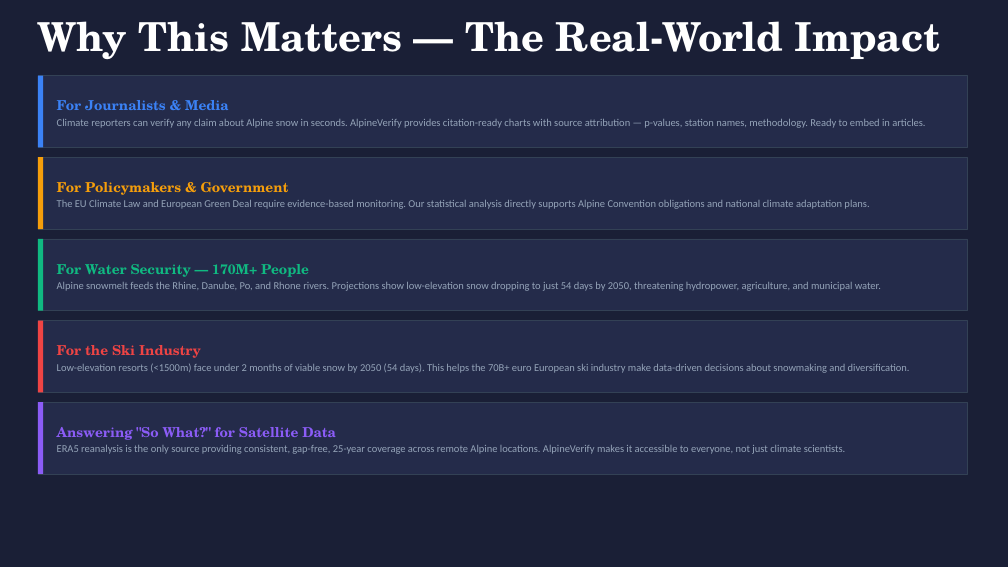
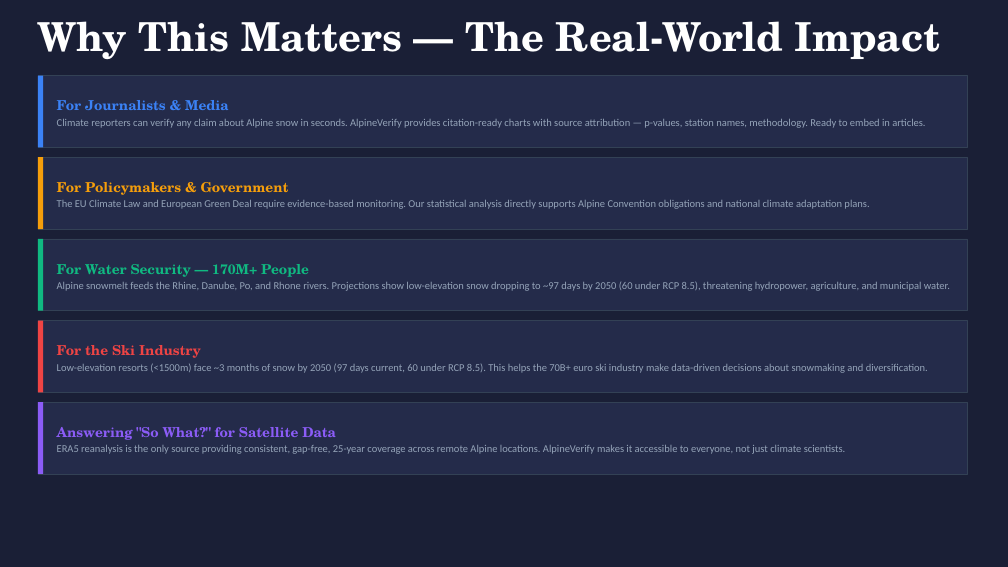
Before and after one commit to Samudyata/alpine_verify, a slide deck: slide 11 of AIB_03_00_SLIDES_ASU.pptx. Drawn at 1008x567 pixels with LibreOffice and Linux fonts; fonts in the diff are those of the drawing. Boxes give left, top, right and bottom in pixels: in the first picture for what was removed or moved away, otherwise in the second. Text is boxed around its words. In the diff, an @@ line names an element or a change of style, - is before the commit and + after.

Commit message:
feat: use exponential decay model for projections
Replace linear regression with physically-motivated exponential decay:
floor + (S0 - floor) * exp(-r * t)

Floor = 60 days (core winter retains snow even with warming).
Produces realistic curves that flatten toward a minimum rather than
declining linearly to zero.

Low Alps 2050: Current=97 days, RCP 8.5=60 days, RCP 2.6=121 days.

```diff
--- a/AIB_03_00_SLIDES_ASU.pptx
+++ b/AIB_03_00_SLIDES_ASU.pptx
@@ text at (x1=57, y1=281, x2=950, y2=291): text changed @@
-Alpine snowmelt feeds the Rhine, Danube, Po, and Rhone rivers. Projections show low-elevation snow dropping to just 54 days by 2050, threatening hydropower, agriculture, and municipal water.
+Alpine snowmelt feeds the Rhine, Danube, Po, and Rhone rivers. Projections show low-elevation snow dropping to ~97 days by 2050 (60 under RCP 8.5), threatening hydropower, agriculture, and municipal water.
@@ text at (x1=57, y1=363, x2=928, y2=373): text changed @@
-Low-elevation resorts (<1500m) face under 2 months of viable snow by 2050 (54 days). This helps the 70B+ euro European ski industry make data-driven decisions about snowmaking and diversification.
+Low-elevation resorts (<1500m) face ~3 months of snow by 2050 (97 days current, 60 under RCP 8.5). This helps the 70B+ euro ski industry make data-driven decisions about snowmaking and diversification.
```
Also in this commit, not shown: 2 other slides changed, 2 other files.
